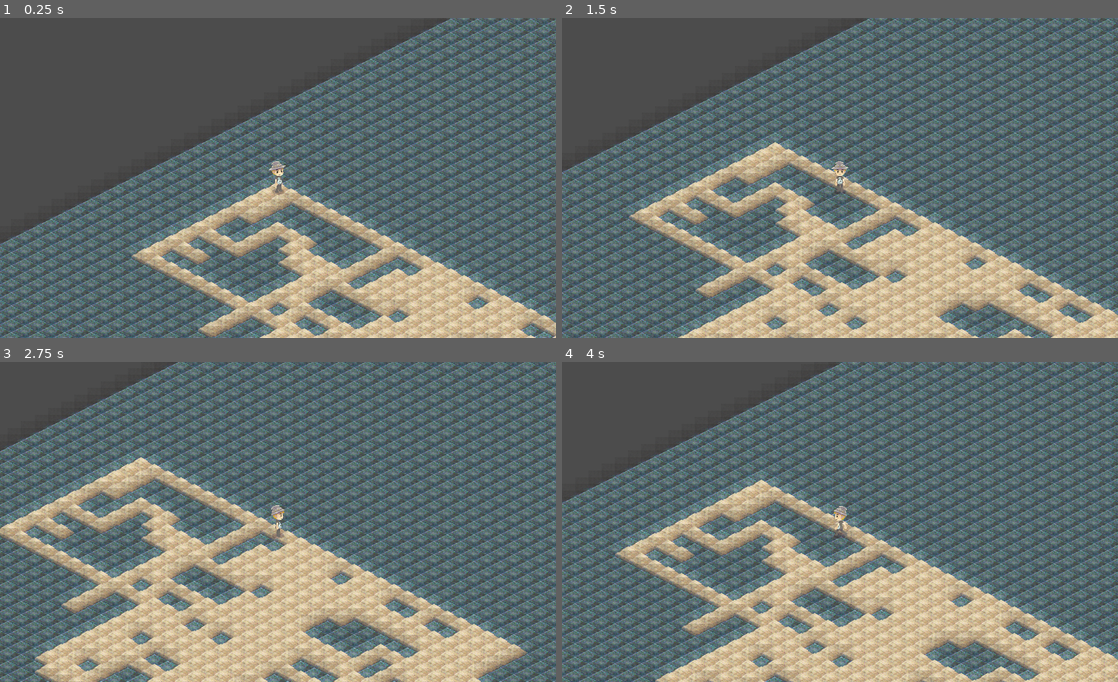
Above: before the commit, frames 1-4 (two rows, left to right).
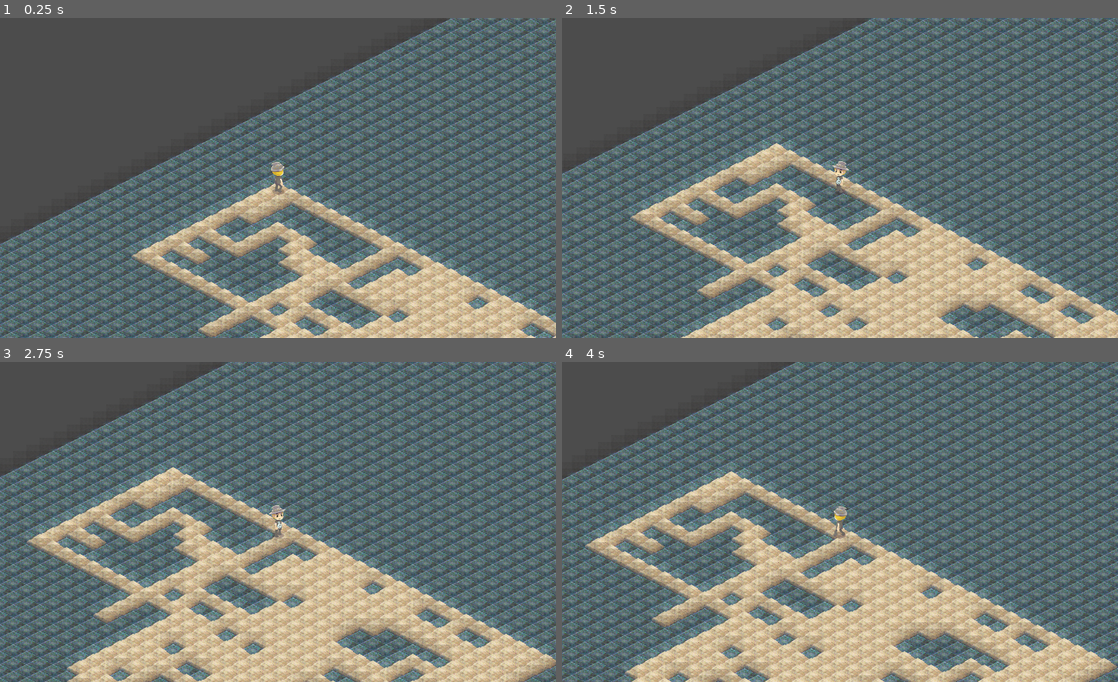
Above: after the commit, the same moments.

Repository: django-games/cgj2021
Game: Godot game, scene res://src/Levels/LevelTemplate.tscn
Same seed, same stepped clock (60 frames per second), same inputs: the game is played once before the commit and once after it.
Inputs:
- Up to frame 1 (0.25 s): no input
- Up to frame 2 (1.5 s): tap Enter at 0.5 s; hold Right (ui_right) 0.53-1.28 s; hold Down (ui_down) from 1.28 s (still down)
- Up to frame 3 (2.75 s): release Down (ui_down) at 2.03 s; hold Right (ui_right) from 2.03 s (still down)
- Up to frame 4 (4 s): release Right (ui_right) at 2.78 s; hold Up (ui_up) 2.78-3.53 s; hold Left (ui_left) from 3.53 s (still down)

The runs differ from the first frame. In frame 1, 0.1% of the frame differs, in the area x 48-52%, y 44-55%; in frame 2, 44%; in frame 3, 67%; in frame 4, 67%, in the area x 0-100%, y 0-100%.

Commit message:
Isometric movement

Diff:
--- a/project/src/Actors/Player.gd
+++ b/project/src/Actors/Player.gd
@@ -19,7 +19,7 @@
 		dash()
 	animate()
 	velocity = velocity.normalized() * speed
-	#velocity = cartesian_to_isometric(velocity)
+	velocity = cartesian_to_isometric(velocity)
 
 func _physics_process(delta):
 	get_input()
--- a/project/src/Actors/Player.tscn
+++ b/project/src/Actors/Player.tscn
@@ -3,6 +3,126 @@
 [ext_resource path="res://src/Actors/Player.gd" type="Script" id=2]
 [ext_resource path="res://Assets/Characters/spaghetti_atlas.png" type="Texture" id=3]
 
+[sub_resource type="AtlasTexture" id=13]
+flags = 4
+atlas = ExtResource( 3 )
+region = Rect2( 1530, 170, 85, 170 )
+
+[sub_resource type="AtlasTexture" id=14]
+flags = 4
+atlas = ExtResource( 3 )
+region = Rect2( 1615, 170, 85, 170 )
+
+[sub_resource type="AtlasTexture" id=15]
+flags = 4
+atlas = ExtResource( 3 )
+region = Rect2( 1700, 170, 85, 170 )
+
+[sub_resource type="AtlasTexture" id=16]
+flags = 4
+atlas = ExtResource( 3 )
+region = Rect2( 1785, 170, 85, 170 )
+
+[sub_resource type="AtlasTexture" id=17]
+flags = 4
+atlas = ExtResource( 3 )
+region = Rect2( 1870, 170, 85, 170 )
+
+[sub_resource type="AtlasTexture" id=18]
+flags = 4
+atlas = ExtResource( 3 )
+region = Rect2( 1955, 170, 85, 170 )
+
+[sub_resource type="AtlasTexture" id=19]
+flags = 4
+atlas = ExtResource( 3 )
+region = Rect2( 510, 0, 85, 170 )
+
+[sub_resource type="AtlasTexture" id=20]
+flags = 4
+atlas = ExtResource( 3 )
+region = Rect2( 595, 0, 85, 170 )
+
+[sub_resource type="AtlasTexture" id=21]
+flags = 4
+atlas = ExtResource( 3 )
+region = Rect2( 680, 0, 85, 170 )
+
+[sub_resource type="AtlasTexture" id=22]
+flags = 4
+atlas = ExtResource( 3 )
+region = Rect2( 765, 0, 85, 170 )
+
+[sub_resource type="AtlasTexture" id=23]
+flags = 4
+atlas = ExtResource( 3 )
+region = Rect2( 850, 0, 85, 170 )
+
+[sub_resource type="AtlasTexture" id=24]
+flags = 4
+atlas = ExtResource( 3 )
+region = Rect2( 935, 0, 85, 170 )
+
+[sub_resource type="AtlasTexture" id=7]
+flags = 4
+atlas = ExtResource( 3 )
+region = Rect2( 1020, 0, 85, 170 )
+
+[sub_resource type="AtlasTexture" id=8]
+flags = 4
+atlas = ExtResource( 3 )
+region = Rect2( 1105, 0, 85, 170 )
+
+[sub_resource type="AtlasTexture" id=9]
+flags = 4
+atlas = ExtResource( 3 )
+region = Rect2( 1190, 0, 85, 170 )
+
+[sub_resource type="AtlasTexture" id=10]
+flags = 4
+atlas = ExtResource( 3 )
+region = Rect2( 1275, 0, 85, 170 )
+
+[sub_resource type="AtlasTexture" id=11]
+flags = 4
+atlas = ExtResource( 3 )
+region = Rect2( 1360, 0, 85, 170 )
+
+[sub_resource type="AtlasTexture" id=12]
+flags = 4
+atlas = ExtResource( 3 )
+region = Rect2( 1445, 0, 85, 170 )
+
+[sub_resource type="AtlasTexture" id=43]
+flags = 4
+atlas = ExtResource( 3 )
+region = Rect2( 510, 170, 85, 170 )
+
+[sub_resource type="AtlasTexture" id=44]
+flags = 4
+atlas = ExtResource( 3 )
+region = Rect2( 595, 170, 85, 170 )
+
+[sub_resource type="AtlasTexture" id=45]
+flags = 4
+atlas = ExtResource( 3 )
+region = Rect2( 680, 170, 85, 170 )
+
+[sub_resource type="AtlasTexture" id=46]
+flags = 4
+atlas = ExtResource( 3 )
+region = Rect2( 765, 170, 85, 170 )
+
+[sub_resource type="AtlasTexture" id=47]
+flags = 4
+atlas = ExtResource( 3 )
+region = Rect2( 850, 170, 85, 170 )
+
+[sub_resource type="AtlasTexture" id=48]
+flags = 4
+atlas = ExtResource( 3 )
+region = Rect2( 935, 170, 85, 170 )
+
 [sub_resource type="AtlasTexture" id=1]
 flags = 4
 atlas = ExtResource( 3 )
@@ -33,95 +153,65 @@
 atlas = ExtResource( 3 )
 region = Rect2( 425, 170, 85, 170 )
 
-[sub_resource type="AtlasTexture" id=7]
-flags = 4
-atlas = ExtResource( 3 )
-region = Rect2( 1020, 0, 85, 170 )
-
-[sub_resource type="AtlasTexture" id=8]
-flags = 4
-atlas = ExtResource( 3 )
-region = Rect2( 1105, 0, 85, 170 )
-
-[sub_resource type="AtlasTexture" id=9]
-flags = 4
-atlas = ExtResource( 3 )
-region = Rect2( 1190, 0, 85, 170 )
-
-[sub_resource type="AtlasTexture" id=10]
-flags = 4
-atlas = ExtResource( 3 )
-region = Rect2( 1275, 0, 85, 170 )
-
-[sub_resource type="AtlasTexture" id=11]
-flags = 4
-atlas = ExtResource( 3 )
-region = Rect2( 1360, 0, 85, 170 )
-
-[sub_resource type="AtlasTexture" id=12]
-flags = 4
-atlas = ExtResource( 3 )
-region = Rect2( 1445, 0, 85, 170 )
-
-[sub_resource type="AtlasTexture" id=13]
-flags = 4
-atlas = ExtResource( 3 )
-region = Rect2( 1530, 170, 85, 170 )
-
-[sub_resource type="AtlasTexture" id=14]
-flags = 4
-atlas = ExtResource( 3 )
-region = Rect2( 1615, 170, 85, 170 )
-
-[sub_resource type="AtlasTexture" id=15]
-flags = 4
-atlas = ExtResource( 3 )
-region = Rect2( 1700, 170, 85, 170 )
-
-[sub_resource type="AtlasTexture" id=16]
-flags = 4
-atlas = ExtResource( 3 )
-region = Rect2( 1785, 170, 85, 170 )
-
-[sub_resource type="AtlasTexture" id=17]
-flags = 4
-atlas = ExtResource( 3 )
-region = Rect2( 1870, 170, 85, 170 )
-
-[sub_resource type="AtlasTexture" id=18]
-flags = 4
-atlas = ExtResource( 3 )
-region = Rect2( 1955, 170, 85, 170 )
-
-[sub_resource type="AtlasTexture" id=19]
-flags = 4
-atlas = ExtResource( 3 )
-region = Rect2( 510, 0, 85, 170 )
-
-[sub_resource type="AtlasTexture" id=20]
-flags = 4
-atlas = ExtResource( 3 )
-region = Rect2( 595, 0, 85, 170 )
-
-[sub_resource type="AtlasTexture" id=21]
-flags = 4
-atlas = ExtResource( 3 )
-region = Rect2( 680, 0, 85, 170 )
-
-[sub_resource type="AtlasTexture" id=22]
-flags = 4
-atlas = ExtResource( 3 )
-region = Rect2( 765, 0, 85, 170 )
-
-[sub_resource type="AtlasTexture" id=23]
-flags = 4
-atlas = ExtResource( 3 )
-region = Rect2( 850, 0, 85, 170 )
-
-[sub_resource type="AtlasTexture" id=24]
-flags = 4
-atlas = ExtResource( 3 )
-region = Rect2( 935, 0, 85, 170 )
+[sub_resource type="AtlasTexture" id=37]
+flags = 4
+atlas = ExtResource( 3 )
+region = Rect2( 0, 0, 85, 170 )
+
+[sub_resource type="AtlasTexture" id=38]
+flags = 4
+atlas = ExtResource( 3 )
+region = Rect2( 85, 0, 85, 170 )
+
+[sub_resource type="AtlasTexture" id=39]
+flags = 4
+atlas = ExtResource( 3 )
+region = Rect2( 170, 0, 85, 170 )
+
+[sub_resource type="AtlasTexture" id=40]
+flags = 4
+atlas = ExtResource( 3 )
+region = Rect2( 255, 0, 85, 170 )
+
+[sub_resource type="AtlasTexture" id=41]
+flags = 4
+atlas = ExtResource( 3 )
+region = Rect2( 340, 0, 85, 170 )
+
+[sub_resource type="AtlasTexture" id=42]
+flags = 4
+atlas = ExtResource( 3 )
+region = Rect2( 425, 0, 85, 170 )
+
+[sub_resource type="AtlasTexture" id=31]
+flags = 4
+atlas = ExtResource( 3 )
+region = Rect2( 1020, 170, 85, 170 )
+
+[sub_resource type="AtlasTexture" id=32]
+flags = 4
+atlas = ExtResource( 3 )
+region = Rect2( 1105, 170, 85, 170 )
+
+[sub_resource type="AtlasTexture" id=33]
+flags = 4
+atlas = ExtResource( 3 )
+region = Rect2( 1190, 170, 85, 170 )
+
+[sub_resource type="AtlasTexture" id=34]
+flags = 4
+atlas = ExtResource( 3 )
+region = Rect2( 1275, 170, 85, 170 )
+
+[sub_resource type="AtlasTexture" id=35]
+flags = 4
+atlas = ExtResource( 3 )
+region = Rect2( 1360, 170, 85, 170 )
+
+[sub_resource type="AtlasTexture" id=36]
+flags = 4
+atlas = ExtResource( 3 )
+region = Rect2( 1445, 170, 85, 170 )
 
 [sub_resource type="AtlasTexture" id=25]
 flags = 4
@@ -152,137 +242,47 @@
 flags = 4
 atlas = ExtResource( 3 )
 region = Rect2( 1955, 0, 85, 170 )
-
-[sub_resource type="AtlasTexture" id=31]
-flags = 4
-atlas = ExtResource( 3 )
-region = Rect2( 1020, 170, 85, 170 )
-
-[sub_resource type="AtlasTexture" id=32]
-flags = 4
-atlas = ExtResource( 3 )
-region = Rect2( 1105, 170, 85, 170 )
-
-[sub_resource type="AtlasTexture" id=33]
-flags = 4
-atlas = ExtResource( 3 )
-region = Rect2( 1190, 170, 85, 170 )
-
-[sub_resource type="AtlasTexture" id=34]
-flags = 4
-atlas = ExtResource( 3 )
-region = Rect2( 1275, 170, 85, 170 )
-
-[sub_resource type="AtlasTexture" id=35]
-flags = 4
-atlas = ExtResource( 3 )
-region = Rect2( 1360, 170, 85, 170 )
-
-[sub_resource type="AtlasTexture" id=36]
-flags = 4
-atlas = ExtResource( 3 )
-region = Rect2( 1445, 170, 85, 170 )
-
-[sub_resource type="AtlasTexture" id=37]
-flags = 4
-atlas = ExtResource( 3 )
-region = Rect2( 0, 0, 85, 170 )
-
-[sub_resource type="AtlasTexture" id=38]
-flags = 4
-atlas = ExtResource( 3 )
-region = Rect2( 85, 0, 85, 170 )
-
-[sub_resource type="AtlasTexture" id=39]
-flags = 4
-atlas = ExtResource( 3 )
-region = Rect2( 170, 0, 85, 170 )
-
-[sub_resource type="AtlasTexture" id=40]
-flags = 4
-atlas = ExtResource( 3 )
-region = Rect2( 255, 0, 85, 170 )
-
-[sub_resource type="AtlasTexture" id=41]
-flags = 4
-atlas = ExtResource( 3 )
-region = Rect2( 340, 0, 85, 170 )
-
-[sub_resource type="AtlasTexture" id=42]
-flags = 4
-atlas = ExtResource( 3 )
-region = Rect2( 425, 0, 85, 170 )
-
-[sub_resource type="AtlasTexture" id=43]
-flags = 4
-atlas = ExtResource( 3 )
-region = Rect2( 510, 170, 85, 170 )
-
-[sub_resource type="AtlasTexture" id=44]
-flags = 4
-atlas = ExtResource( 3 )
-region = Rect2( 595, 170, 85, 170 )
-
-[sub_resource type="AtlasTexture" id=45]
-flags = 4
-atlas = ExtResource( 3 )
-region = Rect2( 680, 170, 85, 170 )
-
-[sub_resource type="AtlasTexture" id=46]
-flags = 4
-atlas = ExtResource( 3 )
-region = Rect2( 765, 170, 85, 170 )
-
-[sub_resource type="AtlasTexture" id=47]
-flags = 4
-atlas = ExtResource( 3 )
-region = Rect2( 850, 170, 85, 170 )
-
-[sub_resource type="AtlasTexture" id=48]
-flags = 4
-atlas = ExtResource( 3 )
-region = Rect2( 935, 170, 85, 170 )
 
 [sub_resource type="SpriteFrames" id=49]
 animations = [ {
+"frames": [ SubResource( 13 ), SubResource( 14 ), SubResource( 15 ), SubResource( 16 ), SubResource( 17 ), SubResource( 18 ) ],
+"loop": true,
+"name": "move_right_back",
+"speed": 5.0
+}, {
+"frames": [ SubResource( 19 ), SubResource( 20 ), SubResource( 21 ), SubResource( 22 ), SubResource( 23 ), SubResource( 24 ) ],
+"loop": true,
+"name": "move_front",
+"speed": 5.0
+}, {
+"frames": [ SubResource( 7 ), SubResource( 8 ), SubResource( 9 ), SubResource( 10 ), SubResource( 11 ), SubResource( 12 ) ],
+"loop": true,
+"name": "move_left_front",
+"speed": 5.0
+}, {
+"frames": [ SubResource( 43 ), SubResource( 44 ), SubResource( 45 ), SubResource( 46 ), SubResource( 47 ), SubResource( 48 ) ],
+"loop": true,
+"name": "move_back",
+"speed": 5.0
+}, {
 "frames": [ SubResource( 1 ), SubResource( 2 ), SubResource( 3 ), SubResource( 4 ), SubResource( 5 ), SubResource( 6 ) ],
 "loop": true,
+"name": "move_left_back",
+"speed": 5.0
+}, {
+"frames": [ SubResource( 37 ), SubResource( 38 ), SubResource( 39 ), SubResource( 40 ), SubResource( 41 ), SubResource( 42 ) ],
+"loop": true,
+"name": "move_right_front",
+"speed": 5.0
+}, {
+"frames": [ SubResource( 31 ), SubResource( 32 ), SubResource( 33 ), SubResource( 34 ), SubResource( 35 ), SubResource( 36 ) ],
+"loop": true,
+"name": "move_right",
+"speed": 5.0
+}, {
+"frames": [ SubResource( 25 ), SubResource( 26 ), SubResource( 27 ), SubResource( 28 ), SubResource( 29 ), SubResource( 30 ) ],
+"loop": true,
 "name": "move_left",
-"speed": 5.0
-}, {
-"frames": [ SubResource( 7 ), SubResource( 8 ), SubResource( 9 ), SubResource( 10 ), SubResource( 11 ), SubResource( 12 ) ],
-"loop": true,
-"name": "move_front",
-"speed": 5.0
-}, {
-"frames": [ SubResource( 13 ), SubResource( 14 ), SubResource( 15 ), SubResource( 16 ), SubResource( 17 ), SubResource( 18 ) ],
-"loop": true,
-"name": "move_back",
-"speed": 5.0
-}, {
-"frames": [ SubResource( 19 ), SubResource( 20 ), SubResource( 21 ), SubResource( 22 ), SubResource( 23 ), SubResource( 24 ) ],
-"loop": true,
-"name": "move_right_front",
-"speed": 5.0
-}, {
-"frames": [ SubResource( 25 ), SubResource( 26 ), SubResource( 27 ), SubResource( 28 ), SubResource( 29 ), SubResource( 30 ) ],
-"loop": true,
-"name": "move_left_front",
-"speed": 5.0
-}, {
-"frames": [ SubResource( 31 ), SubResource( 32 ), SubResource( 33 ), SubResource( 34 ), SubResource( 35 ), SubResource( 36 ) ],
-"loop": true,
-"name": "move_right_back",
-"speed": 5.0
-}, {
-"frames": [ SubResource( 37 ), SubResource( 38 ), SubResource( 39 ), SubResource( 40 ), SubResource( 41 ), SubResource( 42 ) ],
-"loop": true,
-"name": "move_right",
-"speed": 5.0
-}, {
-"frames": [ SubResource( 43 ), SubResource( 44 ), SubResource( 45 ), SubResource( 46 ), SubResource( 47 ), SubResource( 48 ) ],
-"loop": true,
-"name": "move_left_back",
 "speed": 5.0
 } ]
 
@@ -295,8 +295,7 @@
 
 [node name="AnimatedSprite" type="AnimatedSprite" parent="."]
 frames = SubResource( 49 )
-animation = "move_right_back"
-playing = true
+animation = "move_front"
 
 [node name="CollisionShape2D" type="CollisionShape2D" parent="."]
 position = Vector2( 6, 53 )
